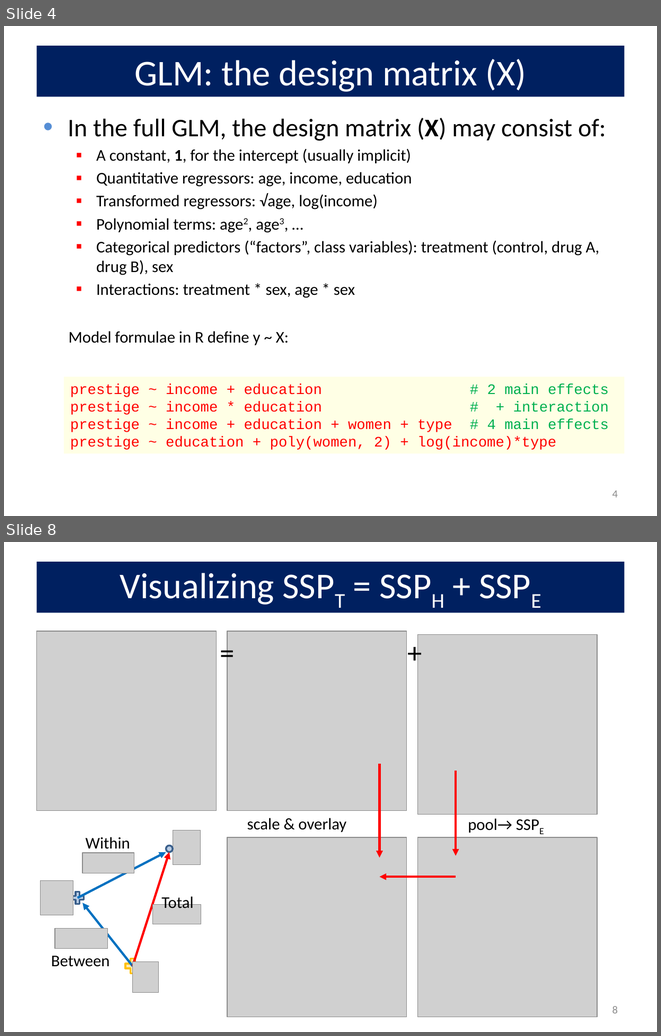
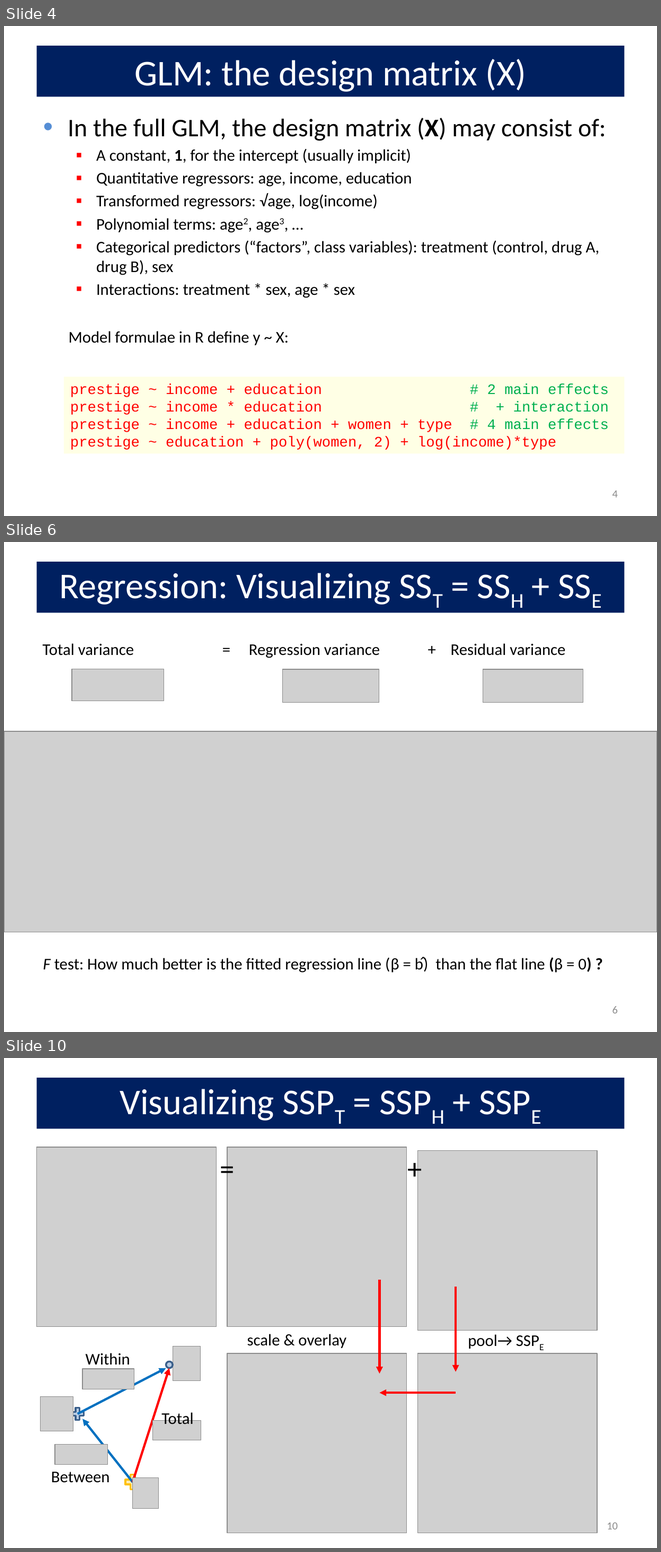
Before and after one commit to friendly/VisMLM-course, a slide deck: lectures/lecture2.pptx. Shown one above the other, each under a label of ours: slides 4 and 8 before the commit, slides 4, 6 and 10 after it; the slides between them are not shown. The pictures are 661x1036 and 661x1552 pixels, drawn with LibreOffice and Linux fonts; fonts in the diff are those of the drawing; grey boxes stand for pictures. Boxes give left, top, right and bottom in pixels: in the first picture for what was removed or moved away, otherwise in the second. Text is boxed around its words. In the diff, an @@ line names an element or a change of style, - is before the commit and + after.

```diff
--- a/lectures/lecture2.pptx
+++ b/lectures/lecture2.pptx
@@ slide 6 added at (4,542,657,1032), background #FFFFFF @@
@@ title added at (37,562,624,612), fill #002060, 40 pt, text #FFFFFF @@
+Regression: Visualizing SST = SSH + SSE
@@ text added at (43,643,565,658), 18 pt, text #000000 @@
+Total variance = Regression variance + Residual variance
@@ picture added at (72,669,164,702) @@
@@ picture added at (283,669,379,703) @@
@@ picture added at (483,669,583,703) @@
@@ picture added at (4,731,657,933) @@
@@ text added at (43,956,591,972), 18 pt, text #000000 @@
+F test: How much better is the fitted regression line (β = b̂) than the flat line (β = 0) ?
@@ page number added at (612,1006,618,1013), 12 pt, text #8C8C8C @@
+6
@@ what was slide 8 is now slide 10 @@
@@ page number at (607,1522,618,1529): text changed @@
-8
+10
```
Also in this commit, not shown: 3 slides changed, 1 other slide added, 10 other files.
